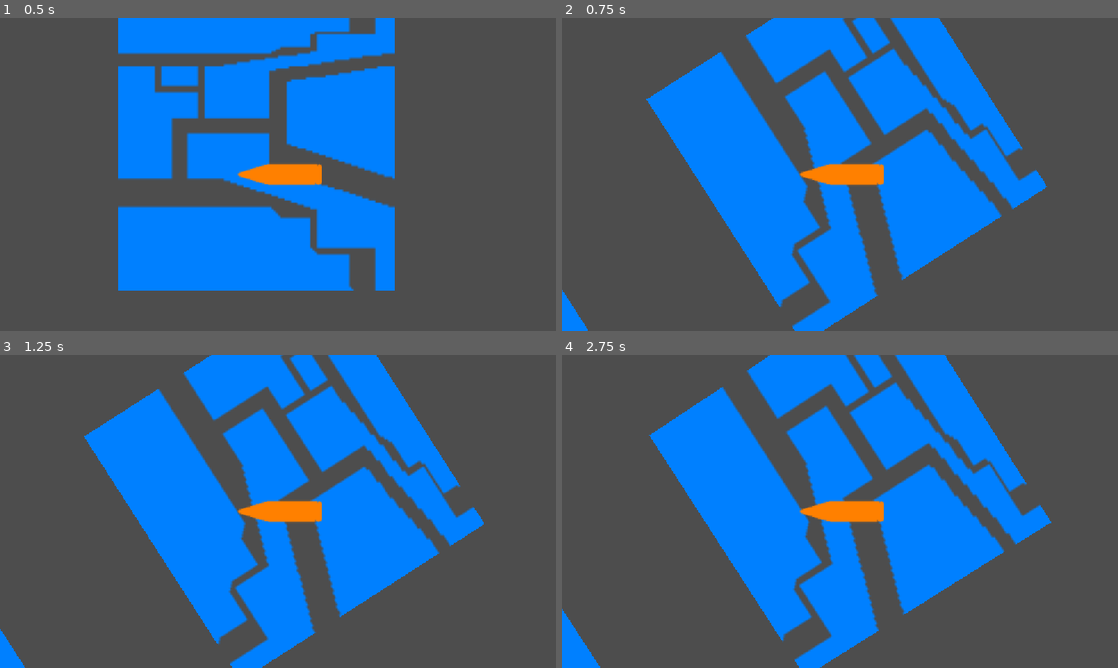
Above: before the commit, frames 1-4 (two rows, left to right).
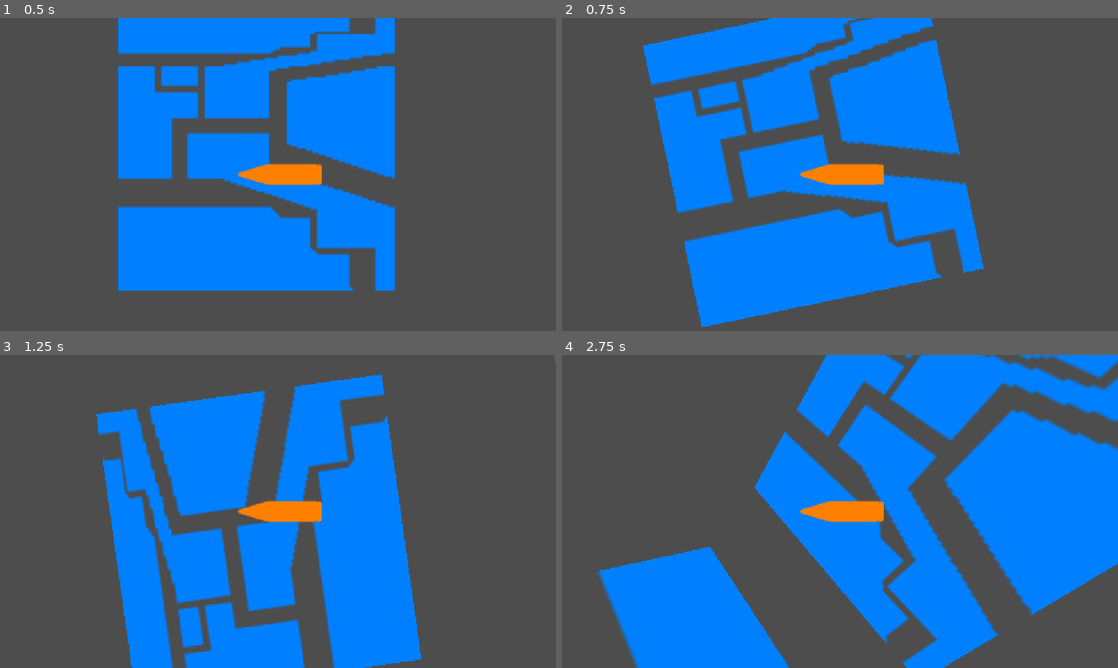
Above: after the commit, the same moments.

Repository: cyan-teal/flying-bullet-3d
Game: Godot game, scene res://scenes/game.tscn
Same seed, same stepped clock (60 frames per second), same inputs: the game is played once before the commit and once after it.
Inputs:
- Up to frame 1 (0.5 s): no input
- Up to frame 2 (0.75 s): tap Enter at 0.5 s; hold Right (turn_right) from 0.53 s (still down)
- Up to frame 3 (1.25 s): keep holding Right (turn_right)
- Up to frame 4 (2.75 s): release Right (turn_right) at 1.28 s; hold Down (turn_down) 1.28-2.03 s; hold Right (turn_right) from 2.03 s (still down)

Frame 1 is identical in both runs. In frame 2, 29% of the frame differs, in the area x 0-88%, y 0-100%; in frame 3, 31%; in frame 4, 54%, in the area x 0-100%, y 0-100%.

Commit message:
Get broken bounce working

Diff:
--- a/flying-bullet-3d/scripts/bullet.gd
+++ b/flying-bullet-3d/scripts/bullet.gd
@@ -88,11 +88,14 @@
 func bounce(collision: KinematicCollision3D) -> void:
 	var collision_normal = collision.get_normal()
 	#var collision_collider_rid = collision.get_collider_rid()
-	#var pre_bounce_velocity = velocity
+	var pre_bounce_velocity = velocity
 
 
-	velocity = velocity.bounce(collision_normal) * BOUNCE_FORWARDS_VELOCITY_MULTIPLIER
-	rotation = velocity.normalized()
+	#velocity = velocity.bounce(collision_normal) * BOUNCE_FORWARDS_VELOCITY_MULTIPLIER
+	position -= pre_bounce_velocity
+	rotation = rotation.reflect(collision_normal)
+	#global_rotate(transform.basis.y, PI)
+	#print(velocity)
 	#rotation = velocity.angle()
 
 	#position = collision.get_position() + pre_bounce_velocity
